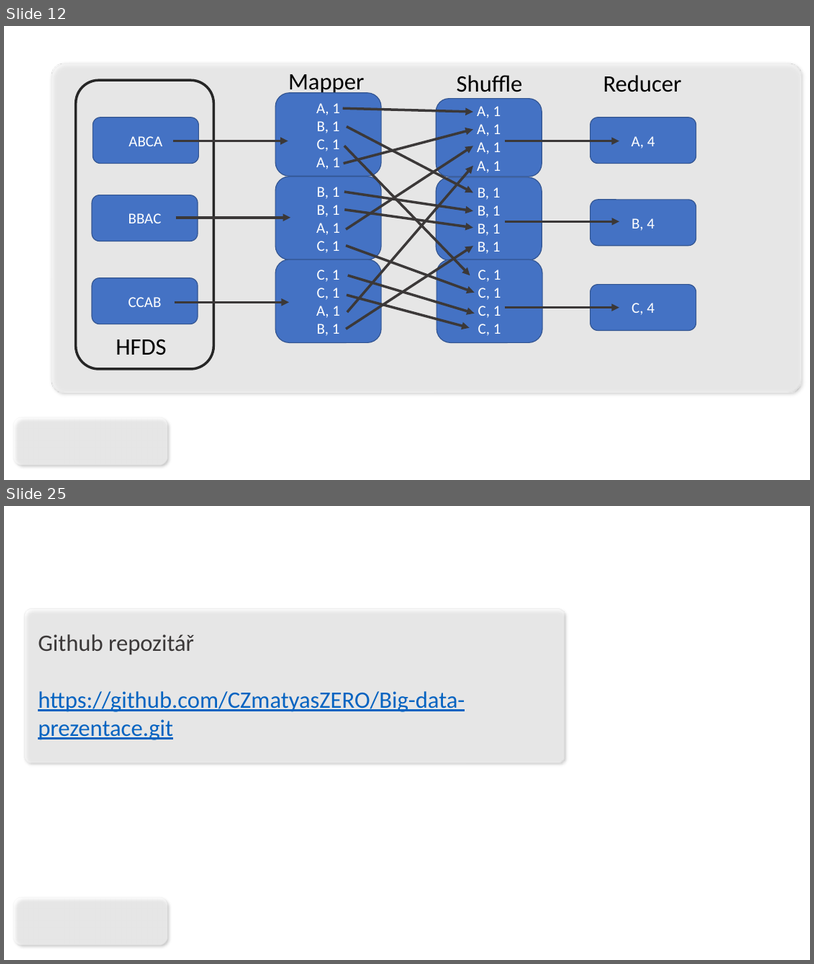
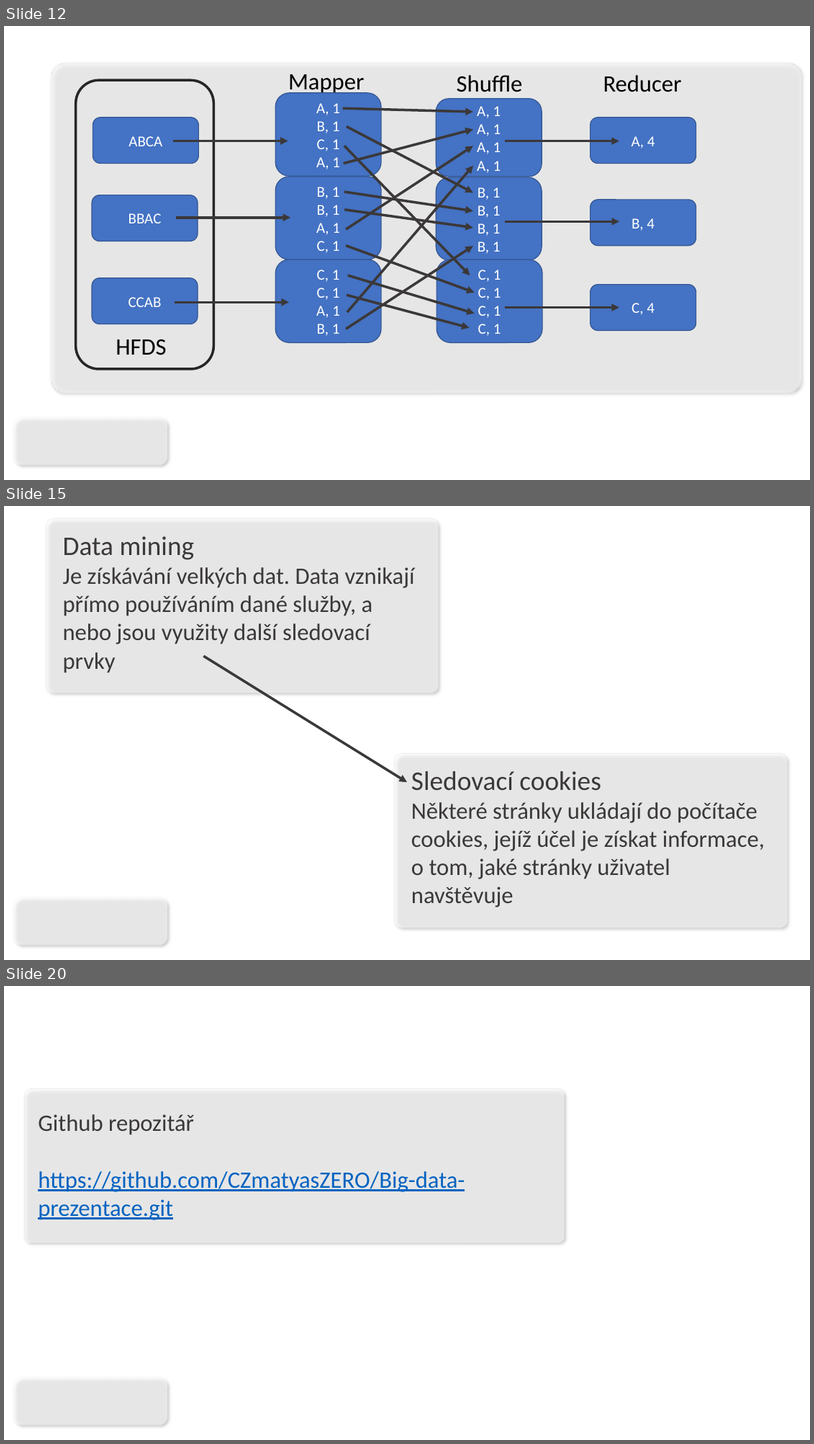
Before and after one commit to CZmatyasZERO/Big-data-prezentace, a slide deck: klimes.ppsx. Shown one above the other, each under a label of ours: slides 12 and 25 before the commit, slides 12, 15 and 20 after it; the slides between them are not shown. The pictures are 814x964 and 814x1444 pixels, drawn with LibreOffice and Linux fonts; fonts in the diff are those of the drawing; background and template pictures are left out. Boxes give left, top, right and bottom in pixels: in the first picture for what was removed or moved away, otherwise in the second. Text is boxed around its words. In the diff, an @@ line names an element or a change of style, - is before the commit and + after.

```diff
--- a/klimes.ppsx
+++ b/klimes.ppsx
@@ slide 15 added at bbox=[4, 506, 810, 960], background picture (left out); not listed: 1 template element that a slide beside it also shows @@
@@ rounded rectangle added at bbox=[46, 518, 438, 692], fill #FFFFFF at 60% opacity, outline #EAEAEA 1 pt @@
@@ text added at bbox=[63, 536, 415, 644], 28 pt, text #3B3838 @@
+Data mining
+Je získávání velkých dat. Data vznikají přímo používáním dané služby, a nebo jsou využity další sledovací prvky
@@ arrow added from (203, 656) to (407, 782), #3B3838 3 pt @@
@@ rounded rectangle added at bbox=[395, 753, 787, 927], fill #FFFFFF at 60% opacity, outline #EAEAEA 1 pt @@
@@ text added at bbox=[412, 771, 765, 907], 28 pt, text #3B3838 @@
+Sledovací cookies
+Některé stránky ukládají do počítače cookies, jejíž účel je získat informace, o tom, jaké stránky uživatel navštěvuje
@@ what was slide 25 is now slide 20 @@
```
Also in this commit, not shown: 2 slides changed, 2 other slides added, 8 slides removed, 1 other file.
